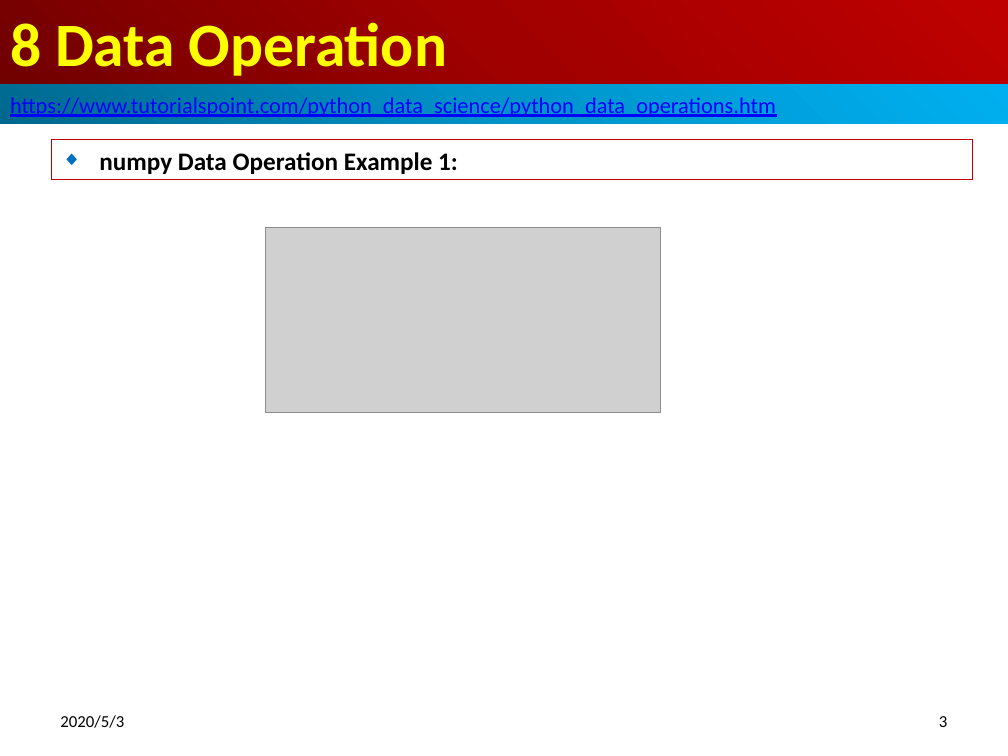
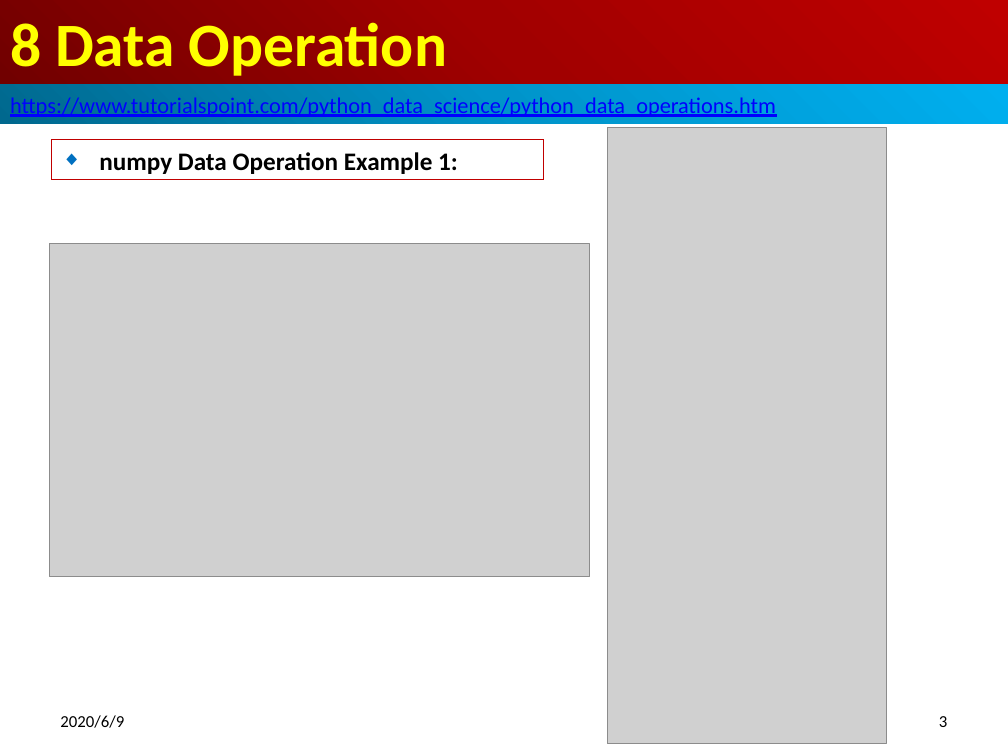
Before and after one commit to peterhchen/600_DataScience, a slide deck: slide 3 of 08_DataOperation.pptx. Drawn at 1008x756 pixels with LibreOffice and Linux fonts; fonts in the diff are those of the drawing; grey boxes stand for pictures. Boxes give left, top, right and bottom in pixels: in the first picture for what was removed or moved away, otherwise in the second. Text is boxed around its words. In the diff, an @@ line names an element or a change of style, - is before the commit and + after.

```diff
--- a/08_DataOperation.pptx
+++ b/08_DataOperation.pptx
@@ subtitle "numpy Data Operation Example 1:": place and size @@
-subtitle "numpy Data Operation Example 1:" at (51,140,972,179)
+subtitle "numpy Data Operation Example 1:" at (51,140,543,179)
@@ picture added at (607,128,886,744) @@
@@ picture removed at (266,228,661,412) @@
@@ picture added at (49,244,590,577) @@
@@ text at (60,715,124,728): text changed @@
-2020/5/3
+2020/6/9
```
Also in this commit, not shown: 9 other slides changed.
